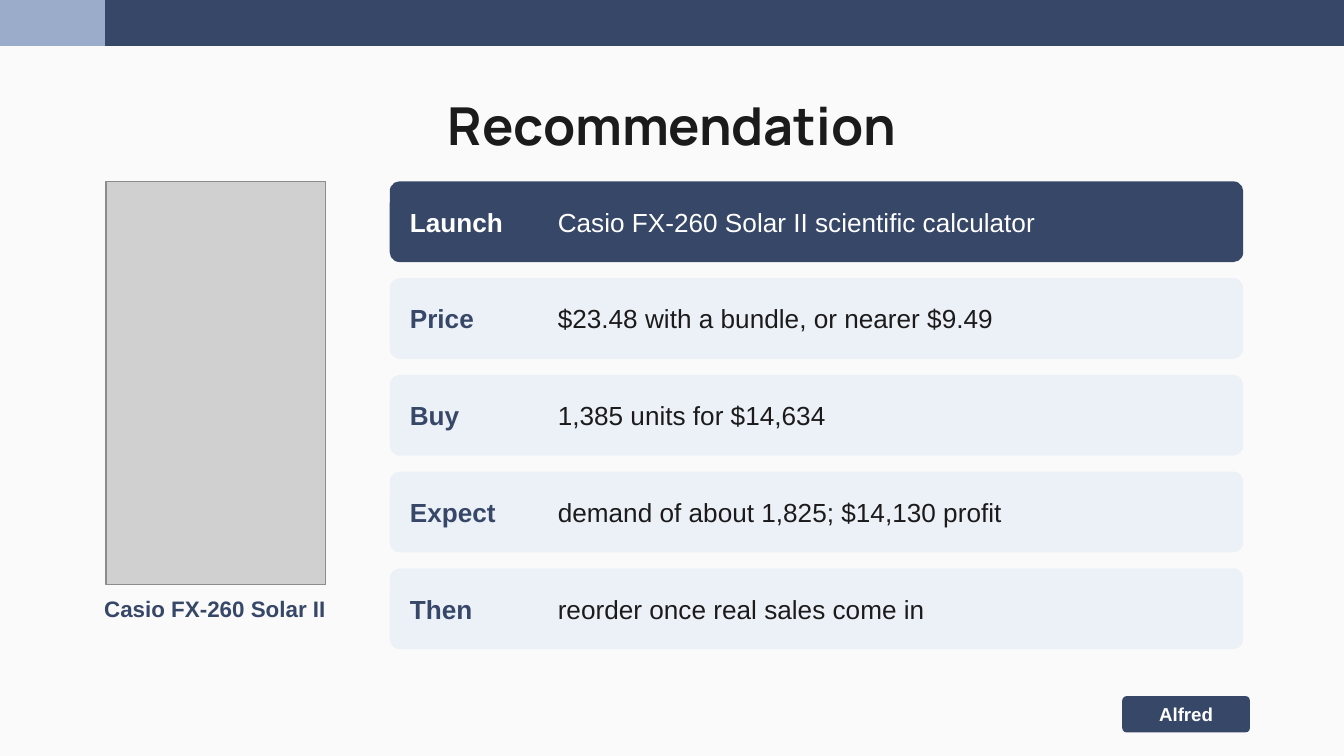
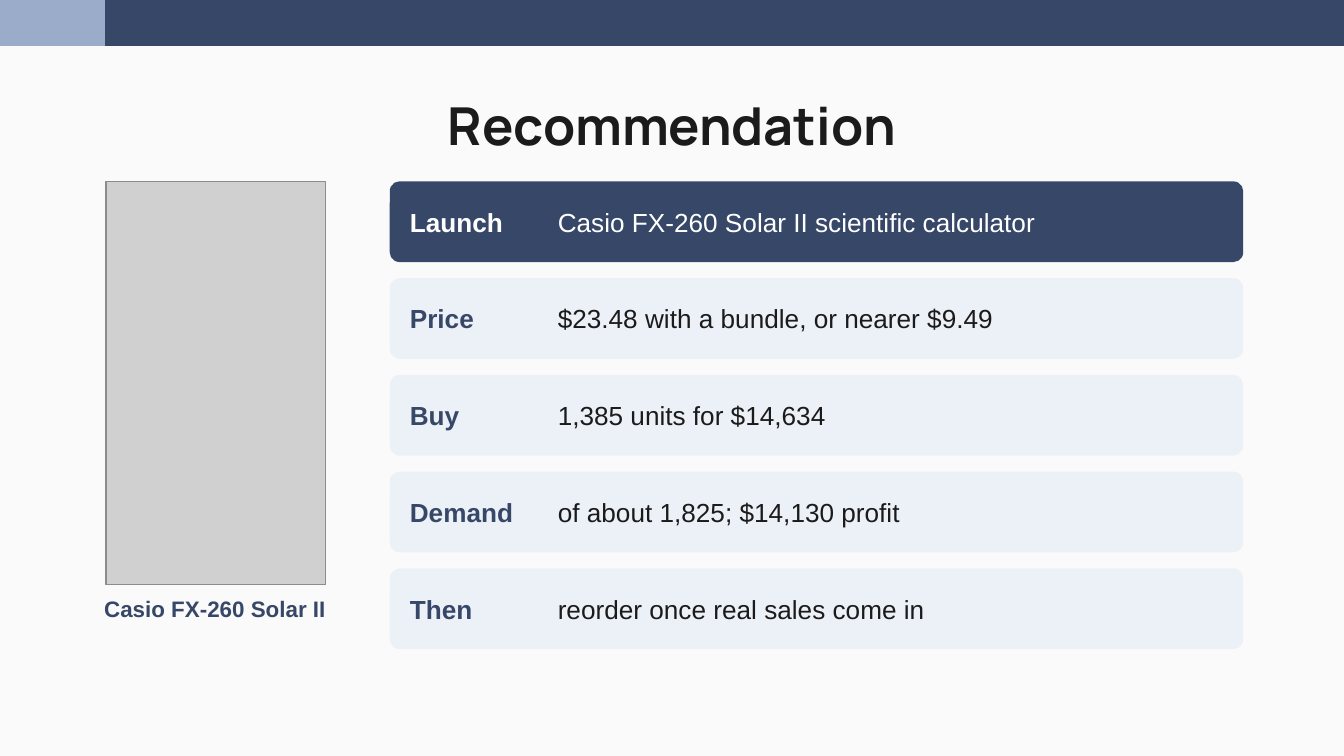
Before and after one commit to nakimagine/hello-world, a slide deck: slide 30 of Group_3_Amazon_Office_Electronic_Slides.pptx (slide 16 before the commit). Drawn at 1344x756 pixels with LibreOffice and Linux fonts; fonts in the diff are those of the drawing; grey boxes stand for pictures. Boxes give left, top, right and bottom in pixels: in the first picture for what was removed or moved away, otherwise in the second. Text is boxed around its words. In the diff, an @@ line names an element or a change of style, - is before the commit and + after.

```diff
--- a/Group_3_Amazon_Office_Electronic_Slides.pptx
+++ b/Group_3_Amazon_Office_Electronic_Slides.pptx
@@ text removed at [410,504,496,528] @@
-Expect
@@ text added at [410,503,513,523], 14 pt, text #374768, bold @@
+Demand
@@ text at [558,502,899,528]: text changed @@
-demand of about 1,825; $14,130 profit
+of about 1,825; $14,130 profit
@@ rounded rectangle removed at [1122,696,1250,732] @@
-Alfred
```
Also in this commit, not shown: 16 other slides changed, 19 slides added, 6 slides removed.
